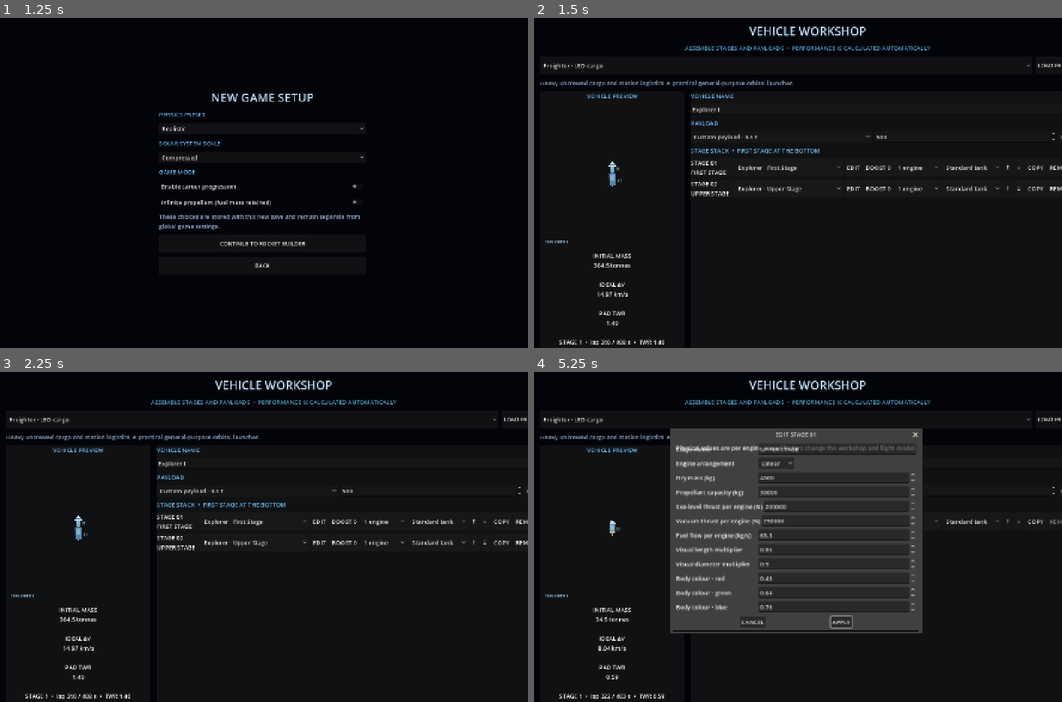
Above: before the commit, frames 1-4 (two rows, left to right).
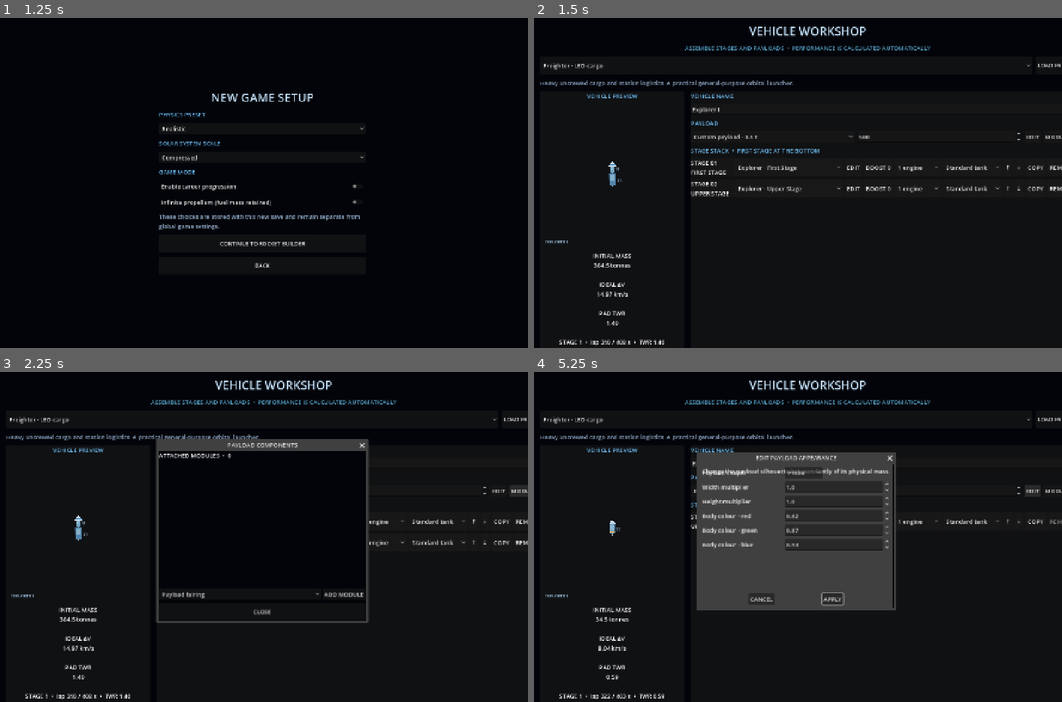
Above: after the commit, the same moments.

Repository: Blagos1195/Gravity-simulator
Game: Godot game, scene res://scenes/main.tscn
The game is run twice, just before and just after one commit, with the same random seed, the same clock (stepped at 60 frames per second) and the same inputs.
Inputs (mouse positions are in pixels of both pictures, inside the frame that each line leads up to):
- Up to frame 1 (1.25 s): click "NEW GAME" at 0.5 s
- Up to frame 2 (1.5 s): click "CONTINUE TO ROCKET BUILDER" at 1.25 s
- Up to frame 3 (2.25 s): click (527, 490) at 2 s, where only the run after the commit has a clickable "MODULES"
- Up to frame 4 (5.25 s): click "REMOVE" at 2.75 s; click "Freighter · LEO cargo" at 3.5 s; click "Explorer · Upper Stage" at 4.25 s; click "EDIT" at 5 s

Frame 1 is identical in both runs. In frame 2, less than 0.1% of the frame differs, in the area x 59-100%, y 34-38%; in frame 3, 3.8%; in frame 4, 14%, in the area x 25-100%, y 17-80%.

Commit message:
Add payload module editor to the rocket workshop

Diff:
--- a/Gravity/scripts/main.gd
+++ b/Gravity/scripts/main.gd
@@ -707,6 +707,11 @@
 	payload_edit_button.tooltip_text = "Edit the payload's shape, proportions and colour."
 	payload_edit_button.pressed.connect(_show_payload_editor)
 	payload_row.add_child(payload_edit_button)
+	var payload_components_button := Button.new()
+	payload_components_button.text = "MODULES"
+	payload_components_button.tooltip_text = "Add solar panels, antennas, docking ports, instruments and fairings."
+	payload_components_button.pressed.connect(_show_payload_components_editor)
+	payload_row.add_child(payload_components_button)
 	payload_selector.item_selected.connect(func(index: int):
 		var selected_payload_option: Dictionary = payload_selector.get_item_metadata(index)
 		rocket_design["payload_mass"] = float(selected_payload_option.mass)
@@ -891,6 +896,71 @@
 	_show_vehicle_editor()
 
 
+func _show_payload_components_editor() -> void:
+	var window := Window.new()
+	window.title = "PAYLOAD COMPONENTS"
+	window.size = Vector2i(560, 460)
+	window.min_size = Vector2i(460, 340)
+	window.transient = true
+	window.close_requested.connect(window.queue_free)
+	add_child(window)
+	var layout := VBoxContainer.new()
+	layout.set_anchors_and_offsets_preset(Control.PRESET_FULL_RECT)
+	layout.add_theme_constant_override("separation", 8)
+	window.add_child(layout)
+	var components: Array = rocket_design.get("payload_components", [])
+	var heading := Label.new()
+	heading.text = "ATTACHED MODULES  •  %d" % components.size()
+	layout.add_child(heading)
+	var scroll := ScrollContainer.new()
+	scroll.size_flags_vertical = Control.SIZE_EXPAND_FILL
+	layout.add_child(scroll)
+	var entries := VBoxContainer.new()
+	entries.size_flags_horizontal = Control.SIZE_EXPAND_FILL
+	entries.add_theme_constant_override("separation", 6)
+	scroll.add_child(entries)
+	for component_index in range(components.size()):
+		var component_entry: Dictionary = components[component_index]
+		var definition := RocketDesign.payload_component_definition_for_entry(component_entry)
+		var row := HBoxContainer.new()
+		var details := Label.new()
+		details.size_flags_horizontal = Control.SIZE_EXPAND_FILL
+		details.text = "%s  •  %.0f kg" % [str(definition.get("label", component_entry.get("id", "Unknown module"))), float(definition.get("dry_mass", 0.0))]
+		row.add_child(details)
+		var remove_button := Button.new()
+		remove_button.text = "REMOVE"
+		remove_button.pressed.connect(func():
+			RocketDesign.remove_payload_component(rocket_design, component_index)
+			_update_design_stats()
+			window.queue_free()
+			_show_payload_components_editor()
+		)
+		row.add_child(remove_button)
+		entries.add_child(row)
+	var add_row := HBoxContainer.new()
+	var component_selector := OptionButton.new()
+	component_selector.size_flags_horizontal = Control.SIZE_EXPAND_FILL
+	var options := RocketDesign.payload_component_options()
+	for option in options:
+		component_selector.add_item(str(option.get("label", option.get("id", "Payload module"))))
+		component_selector.set_item_metadata(component_selector.item_count - 1, str(option.get("id", "")))
+	if component_selector.item_count > 0:
+		component_selector.select(0)
+	add_row.add_child(component_selector)
+	var add_button := Button.new()
+	add_button.text = "ADD MODULE"
+	add_button.disabled = options.is_empty()
+	add_button.pressed.connect(func():
+		if RocketDesign.add_payload_component(rocket_design, str(component_selector.get_selected_metadata())):
+			_update_design_stats()
+			window.queue_free()
+			_show_payload_components_editor()
+	)
+	add_row.add_child(add_button)
+	layout.add_child(add_row)
+	_add_button(layout, "CLOSE", func(): window.queue_free())
+	window.popup_centered()
+
 func _show_payload_editor() -> void:
 	var visual: Dictionary = rocket_design.get("payload_visual", {}).duplicate(true)
 	var visual_type := str(visual.get("visual_type", rocket_design.get("payload_type", "probe")))
